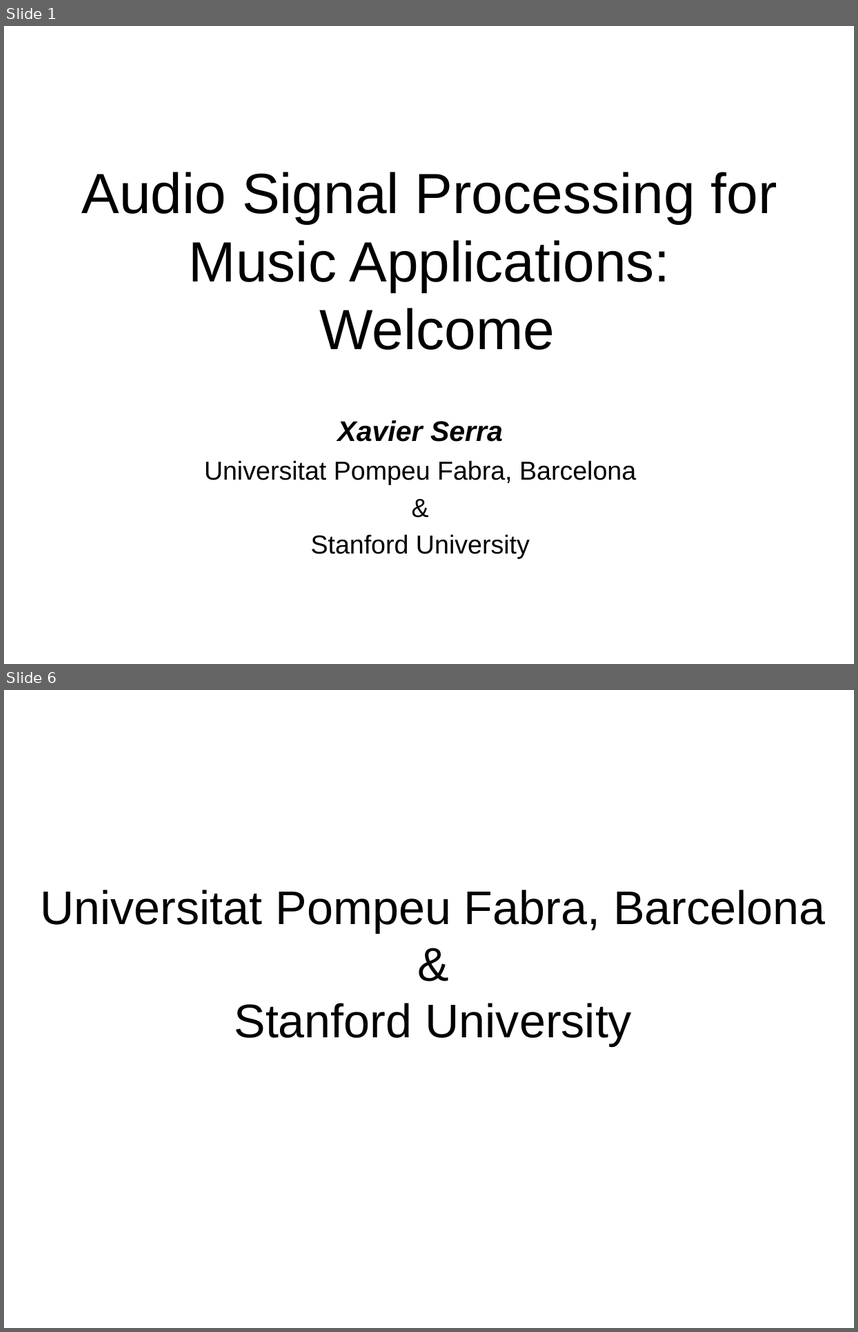
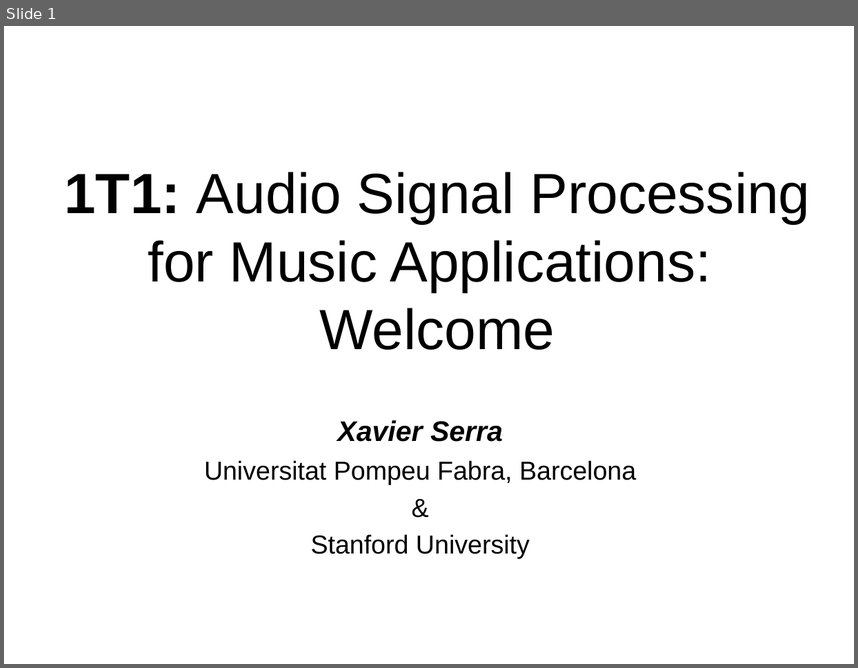
Before and after one commit to hoinx/sms-tools, a slide deck: lectures/1-Introduction/1T1-Welcome.odp. Shown one above the other, each under a label of ours: slides 1 and 6 before the commit, slide 1 after it; the slides between them are not shown. The pictures are 858x1332 and 858x668 pixels, drawn with LibreOffice and Linux fonts; fonts in the diff are those of the drawing. Boxes give left, top, right and bottom in pixels: in the first picture for what was removed or moved away, otherwise in the second. Text is boxed around its words. In the diff, an @@ line names an element or a change of style, - is before the commit and + after.

```diff
--- a/lectures/1-Introduction/1T1-Welcome.odp
+++ b/lectures/1-Introduction/1T1-Welcome.odp
@@ slide 6 removed at <box>4,690,854,1328</box>, background #FFFFFF @@
@@ title removed at <box>40,889,825,1046</box> @@
-Universitat Pompeu Fabra, Barcelona
-&
-Stanford University
@@ slide 1 changed as well @@
@@ title at <box>64,172,811,350</box>: text changed @@
-Audio Signal Processing for
-Music Applications:
-Welcome
+1T1: Audio Signal Processing for Music Applications:
+Welcome
```
Also in this commit, not shown: 5 other slides changed, 2 slides added, 7 other slides removed, 4 other files.
